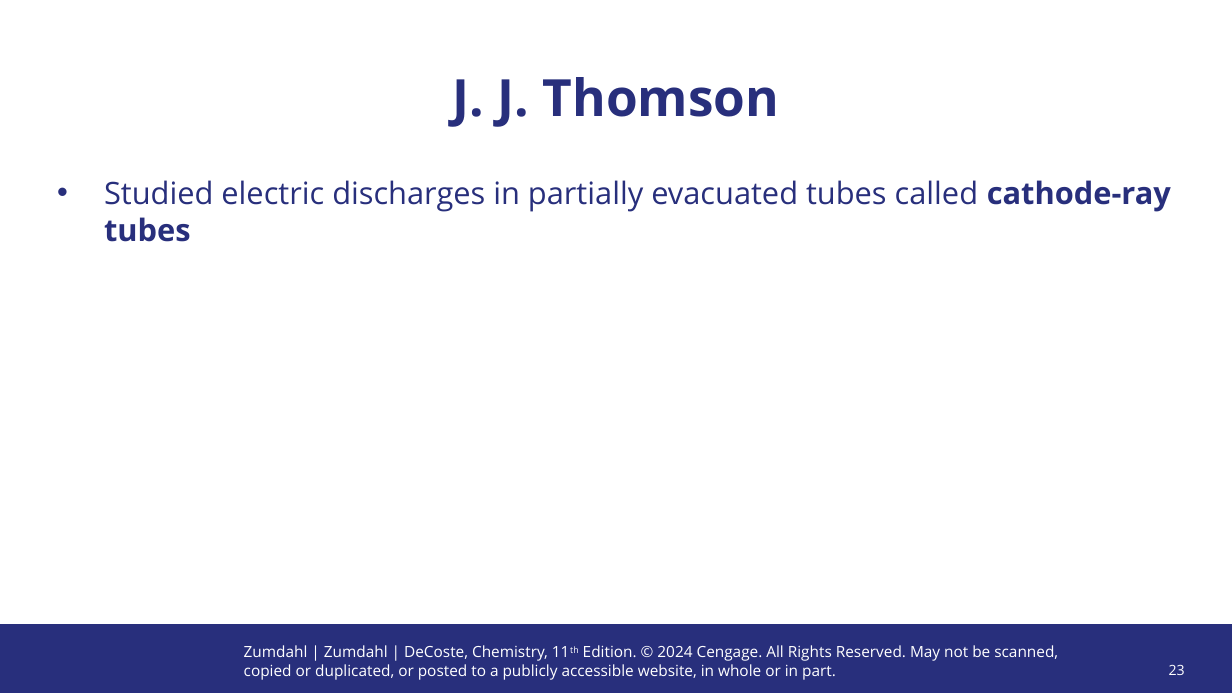
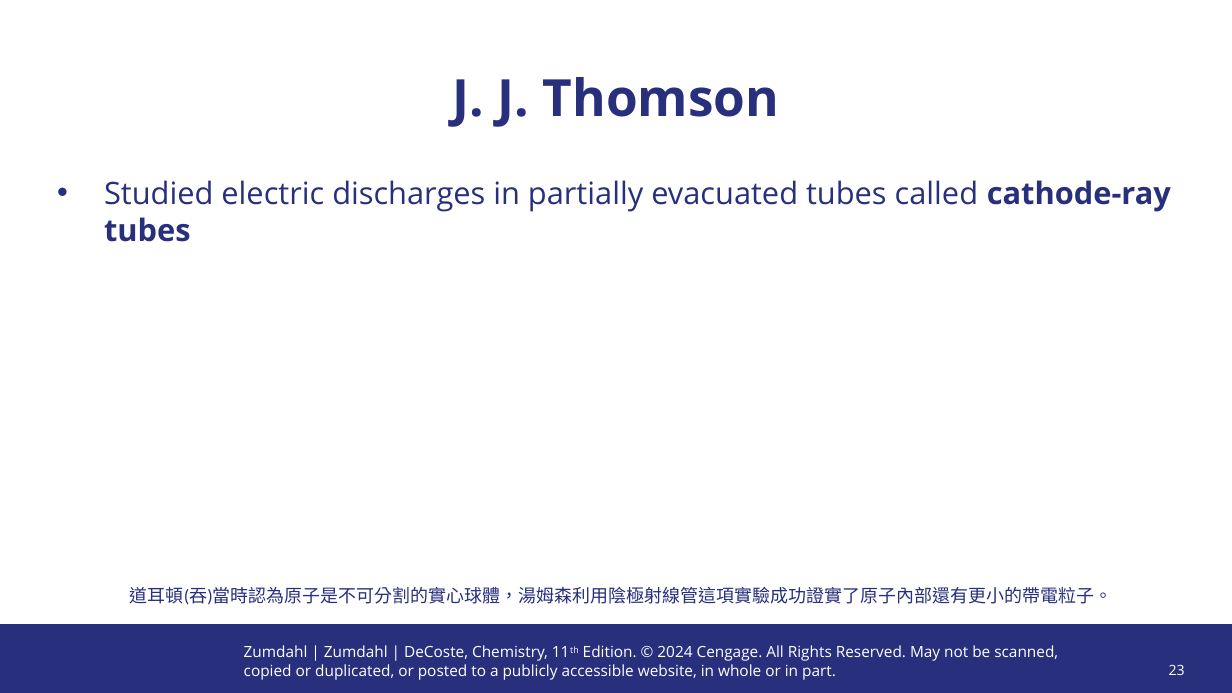
Before and after one commit to XUP45P3/NTUT, a slide deck: slide 23 of 化學（一）/化學-CH2.ppt. Drawn at 1232x693 pixels with LibreOffice and Linux fonts; fonts in the diff are those of the drawing; background and template pictures are left out. Boxes give left, top, right and bottom in pixels: in the first picture for what was removed or moved away, otherwise in the second. Text is boxed around its words. In the diff, an @@ line names an element or a change of style, - is before the commit and + after.

```diff
--- a/化學（一）/化學-CH2.ppt
+++ b/化學（一）/化學-CH2.ppt
@@ text added at [130, 587, 1113, 605], 14 pt, text #282F7C @@
+道耳頓(吞)當時認為原子是不可分割的實心球體，湯姆森利用陰極射線管這項實驗成功證實了原子內部還有更小的帶電粒子。
```
Also in this commit, not shown: 11 other slides changed, 10 other files.
